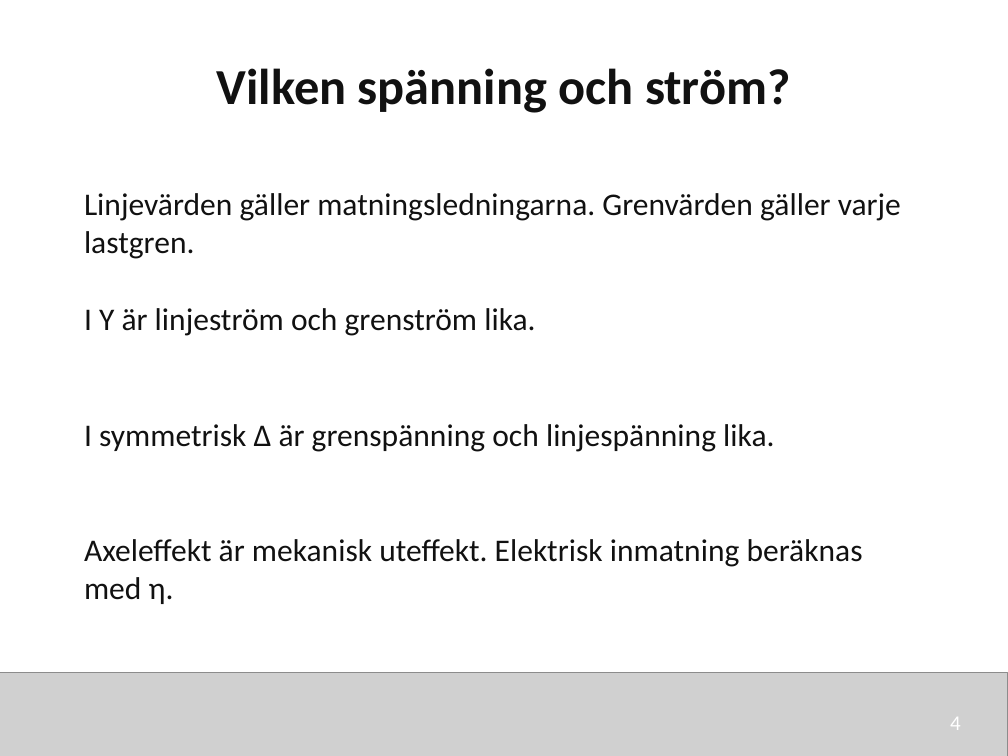
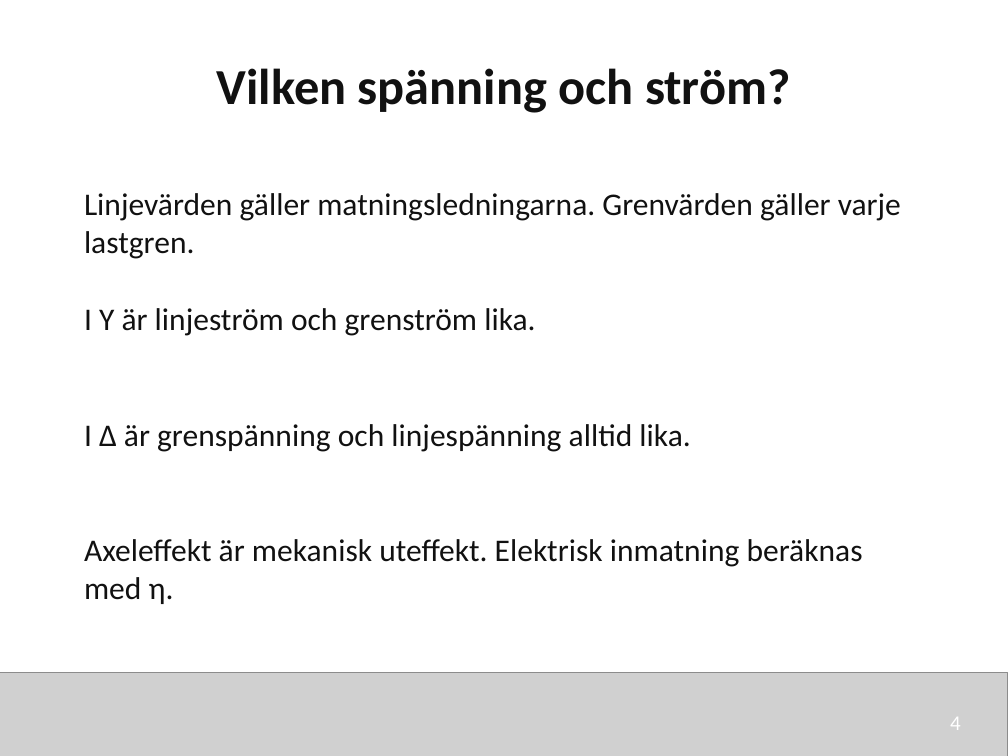
Before and after one commit to nj22az/nj22az.github.io, a slide deck: slide 4 of sjoskolan/vecka-41/aktuell/v41_02_Y_och_trefaseffekt_elev.pptx. Drawn at 1008x756 pixels with LibreOffice and Linux fonts; fonts in the diff are those of the drawing; grey boxes stand for pictures. Boxes give left, top, right and bottom in pixels: in the first picture for what was removed or moved away, otherwise in the second. Text is boxed around its words. In the diff, an @@ line names an element or a change of style, - is before the commit and + after.

```diff
--- a/sjoskolan/vecka-41/aktuell/v41_02_Y_och_trefaseffekt_elev.pptx
+++ b/sjoskolan/vecka-41/aktuell/v41_02_Y_och_trefaseffekt_elev.pptx
@@ text at (x1=84, y1=424, x2=690, y2=452): text changed @@
-I symmetrisk Δ är grenspänning och linjespänning lika.
+I Δ är grenspänning och linjespänning alltid lika.
```
Also in this commit, not shown: 3 other slides changed, 20 other files.
